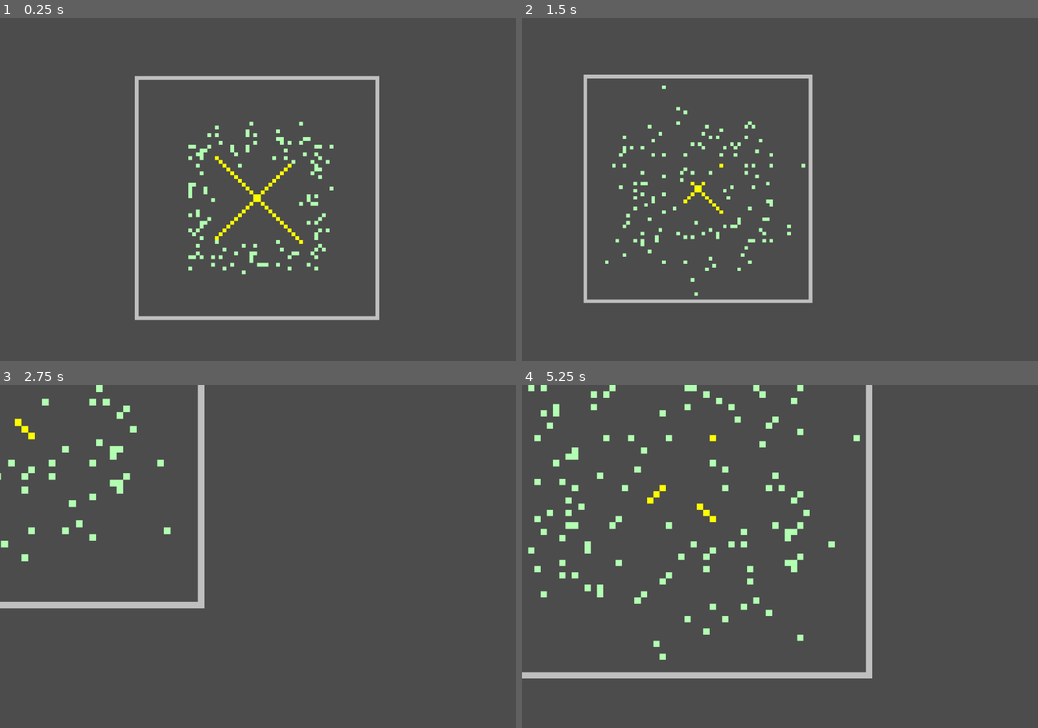
Above: before the commit, frames 1-4 (two rows, left to right).
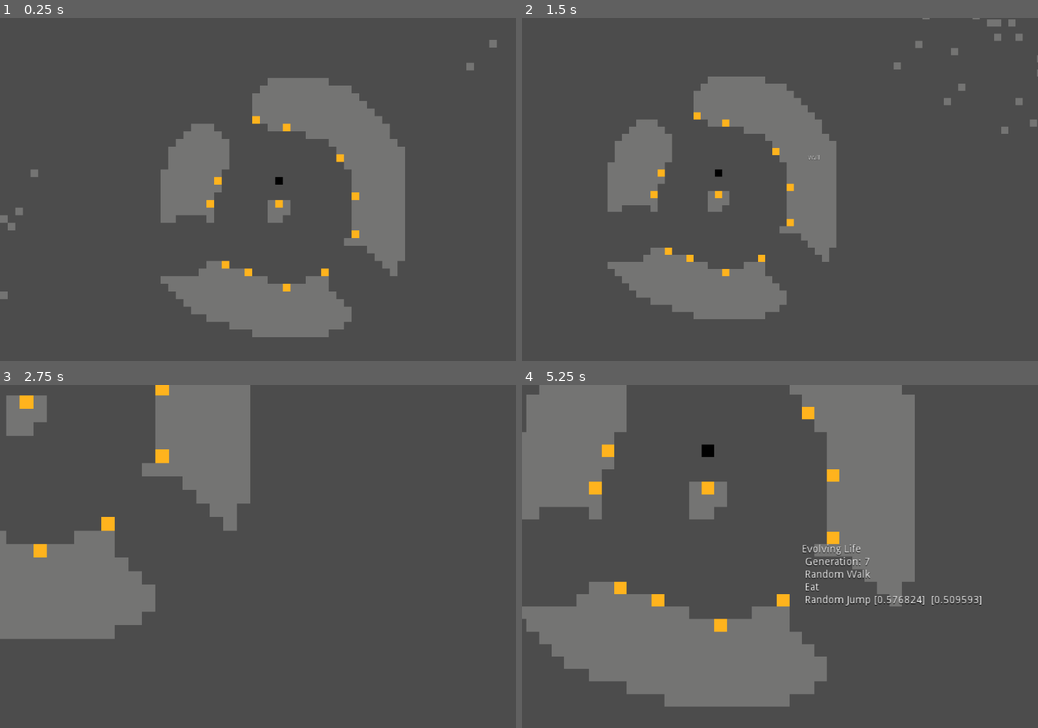
Above: after the commit, the same moments.

Repository: igniseros/Emergence
Game: Godot game, scene res://Sims/Sim.tscn
Same seed, same stepped clock (60 frames per second), same inputs: the game is played once before the commit and once after it.
Inputs (mouse positions are in pixels of both pictures, inside the frame that each line leads up to):
- Up to frame 1 (0.25 s): no input
- Up to frame 2 (1.5 s): tap Enter at 0.5 s; move the mouse to (893, 172) at 0.52 s; hold D 0.53-1.28 s; tap Tab at 0.6, 1.35 s; click (893, 172) at 0.67 s; tap Space at 0.77 s; move the mouse to (676, 206) at 1.27 s; hold S from 1.28 s (still down); click (676, 206) at 1.42 s
- Up to frame 3 (2.75 s): tap Space at 1.52 s; move the mouse to (309, 481) at 2.02 s; release S at 2.03 s; hold D from 2.03 s (still down); hold Shift from 2.03 s (still down); click (309, 481) at 2.17 s; tap Tab at 2.3 s
- Up to frame 4 (5.25 s): move the mouse to (754, 625) at 2.77 s; release D at 2.78 s; release Shift at 2.78 s; hold W 2.78-3.53 s; tap Tab at 2.85, 3.6, 4.55, 5.1 s; click (754, 625) at 2.92 s; tap Space at 3.02, 3.77, 4.52 s; move the mouse to (934, 607) at 3.52 s; hold A 3.53-5.03 s; click (934, 607) at 3.67 s; move the mouse to (625, 505) at 4.27 s; tap Shift at 4.35 s; click (625, 505) at 4.42 s; move the mouse to (805, 556) at 5.02 s; hold S from 5.03 s (still down); click (805, 556) at 5.17 s

The runs differ from the first frame. In frame 1, 19% of the frame differs, in the area x 0-97%, y 6-94%; in frame 2, 16%; in frame 3, 16%; in frame 4, 34%, in the area x 0-89%, y 0-94%.

Commit message:
Life Evolves

Diff:
--- a/Dots/Basic/dot.gd
+++ b/Dots/Basic/dot.gd
@@ -2,9 +2,9 @@
 
 var name = "Dot"
 var position : Vector2
-var color_one = Color(1,1,1)
-var color_two = Color(0,0,0)
-var color_three = Color(0,0,0)
+var color_one : Color = Color(1,1,1)
+var color_two : Color = Color(0,0,0)
+var color_three : Color = Color(0,0,0)
 var time = 0 #should sync between everyone
 var grid_node : Node2D
 
--- /dev/null
+++ b/Dots/Parker/Crawl/killer_crawl_dot.gd
@@ -0,0 +1,33 @@
+extends CrawlDot
+class_name KillerCrawlDot
+
+var chance = .5
+
+func _init():
+	randomize()
+	#set name
+	name = "Killer Crawl"
+	#set clors
+	color_one = Color(.85,0,.55)
+	color_two = Color(.50,0,.50)
+	color_three = Color(.75,0,.25)
+
+	#set var
+	direction =  rand_direction()
+
+func rand_direction():
+	return Vector2(ceil(rand_range(-2,1)),ceil(rand_range(-2,1)))
+
+func tick():
+	if (not move(direction)):
+		direction = rand_direction()
+		move(direction)
+
+	var state = randf()
+
+	if state < chance:
+		var box_around = PDF.box_around_self(2)
+		#for each dot in a box sized 2 around self
+		for dot in PDF.look_at_array(self, box_around):
+			if dot is LifeDot:
+				dot.die()
--- /dev/null
+++ b/Dots/Parker/Crawl/killer_crawl_friend_dot.gd
@@ -0,0 +1,55 @@
+extends KillerCrawlDot
+class_name KillerCrawlFriendDot
+
+var main_direction : Vector2
+var gravity = 1
+
+func _init():
+	randomize()
+	#set name
+	name = "Killer Crawl Friend"
+	#set clors
+	color_one = Color(.85,.4,.55)
+	color_two = Color(.75,0,.75)
+	color_three = Color(.75,0,.25)
+
+	#set var
+	main_direction =  Vector2(0,0)
+
+func rand_direction():
+	return Vector2(ceil(rand_range(-2,1)),ceil(rand_range(-2,1)))
+
+
+func tick():
+	var state = randf()
+
+	if state < chance:
+		var box_around = PDF.box_around_self(2)
+		#for each dot in a box sized 2 around self
+		for dot in PDF.look_at_array(self, box_around):
+			if dot is LifeDot:
+				dot.die()
+
+
+	var directions_to_check = [Vector2(-1,0),Vector2(1,0),Vector2(0,1),Vector2(0,-1),
+	Vector2(1,-1),Vector2(-1,-1),Vector2(1,1),Vector2(-1,1)]
+	var best_d = []
+	var f_thresh = 2
+	for d in directions_to_check:
+		var favorability = check_direction(d)
+		if(favorability >= f_thresh):
+			for i in range(favorability ^ gravity):
+				best_d.append(d)
+	if(best_d.size() > 0):
+		move(best_d[floor(rand_range(0,len(best_d)))])
+
+
+#checks if direction is favorable to move in
+#returns favorability
+func check_direction(d: Vector2):
+	var in_direction = PDF.look_at_array(self, [d, d*2])
+	var f = 0
+	if not in_direction[0] is PhysDot :
+		f=1
+		if in_direction[1] is KillerCrawlDot: f=2
+	return f
--- /dev/null
+++ b/Dots/Parker/Environment/generator_food_dot.gd
@@ -0,0 +1,30 @@
+extends PhysDot
+class_name GeneratorFoodDot
+
+var food_nutrition = 100
+
+func _init():
+	#set name
+	name = "Food Generator"
+	#set clors
+	color_one = Color(1,.7,.2)
+	color_two = Color(1,.5,0)
+	color_three = Color(1,1,0)
+
+func tick():
+	var box_around = PDF.box_around_self(1)
+	#for each dot in a box sized 2 around self
+	var i=0
+	for dot in PDF.look_at_array(self, box_around):
+		if dot is Dot and dot.name == "Dot":
+			grid_node.remove_dot(dot)
+			var food = FoodDot.new()
+			food.position = position + box_around[i]
+			food.nutrition = food_nutrition
+			grid_node.insert_dot(food)
+		if not dot is Dot:
+			var food = FoodDot.new()
+			food.position = position + box_around[i]
+			food.nutrition = food_nutrition
+			grid_node.insert_dot(food)
+		i+=1
--- /dev/null
+++ b/Dots/Parker/Environment/killer_wall.gd
@@ -0,0 +1,22 @@
+extends PhysDot
+class_name KillerWallDot
+
+var chance = .2
+
+func _init():
+	#set name
+	name = "Killer Wall"
+	#set clors
+	color_one = Color(1,0,0)
+	color_two = Color(1,.5,0)
+	color_three = Color(1,1,0)
+
+func tick():
+	var state = randf()
+
+	if state < chance:
+		var box_around = PDF.box_around_self(2)
+		#for each dot in a box sized 2 around self
+		for dot in PDF.look_at_array(self, box_around):
+			if dot is LifeDot:
+				dot.die()
--- a/Dots/Parker/Life/Basic/food_dot.gd
+++ b/Dots/Parker/Life/Basic/food_dot.gd
@@ -1,7 +1,7 @@
 extends PhysDot
 class_name FoodDot
 
-var nutrition = 1
+var nutrition = 10
 
 func _init():
 	#set name
--- a/Dots/Parker/Life/Basic/life_dot.gd
+++ b/Dots/Parker/Life/Basic/life_dot.gd
@@ -1,7 +1,7 @@
 extends PhysDot
 class_name LifeDot
 
-var energy = 0
+var energy : float = 0
 var efficency : float = 1
 var alive = true
 
@@ -17,7 +17,7 @@
 	pass
 
 func use_energy(e):
-	energy -= e / efficency
+	energy -= float(e) / efficency
 
 func walk(d : Vector2):
 	if(d.length() >= 2):
--- a/Dots/Parker/Life/Basic/native__life_dot.gd
+++ b/Dots/Parker/Life/Basic/native__life_dot.gd
@@ -1,5 +1,9 @@
 extends LifeDot
 class_name NativeLifeDot
+
+var reproduction_energy_thresh = .4
+var reproduction_cost = .2
+var death_efficeny = .1
 
 func _init():
 	#set name
@@ -9,16 +13,21 @@
 	color_two = Color(1,1,1)
 	color_three = Color(0,1,0)
 
-	energy = 1
-	efficency = 50
+	energy = .1
+	efficency = 300
 
 func tick():
-	var choice = randf()
-	if(choice > .5):
-		#walk randomly
+	var choice = floor(randf()*3)
+	if choice == 0:
+		if energy > reproduction_energy_thresh:
+			if reproduce():
+				return
+	elif choice == 1:
+		if not eat():
+			walk(PDF.rand_direction())
+	elif choice == 2:
 		walk(PDF.rand_direction())
-	else:
-		eat()
+
 
 func eat():
 	#look at the box around myself
@@ -32,4 +41,31 @@
 			#remove dot
 			grid_node.remove_dot(dot)
 			#end turn
-			return
+			return true
+	return false
+
+func reproduce():
+	#look at the box around myself
+	var in_box = PDF.look_at_array(self,PDF.box_around)
+	var i = 0
+	for dot in in_box:
+		#find empty spot
+		if not dot is Dot:
+			var child = get_script().new() as NativeLifeDot
+			#set postion
+			child.position = position + PDF.box_around[i]
+			#add him to the grid
+			grid_node.insert_dot(child)
+			#return
+			return true
+		i+=1
+
+	return false
+
+func post_death():
+	var g = grid_node
+	grid_node.remove_dot(self)
+	var food = FoodDot.new()
+	food.position = position
+	food.nutrition = 0.1 + (energy * death_efficeny)
+	g.insert_dot(food)
--- /dev/null
+++ b/Dots/Parker/Life/Evolution 1/evolving_life_dot.gd
@@ -0,0 +1,72 @@
+extends LifeDot
+class_name EvolvingLifeDot
+
+var behavior : Behavior
+var reproduction_energy_thresh = 15
+var reproduction_cost = 7
+var death_efficeny = .5
+var reproduction_chance = .5
+var mutation_scale_p = .15
+var mutation_scale_s = 10
+var generation = 0
+var possible_step_list = [StepEat,StepEat,StepWait,StepRandomWalk,StepRandomJump,StepAttack]
+var children = []
+
+func _init():
+	randomize()
+	#set name
+	name = "Evolving Life"
+	#set clors
+	color_one = Color(0,0,0)
+	color_two = Color(0,0,0)
+	color_three = Color(0,0,0)
+
+	energy = reproduction_cost
+	efficency = 2
+
+	behavior = Behavior.new()
+	behavior.steps.append_array([StepRandomWalk.new(),StepEat.new()])
+
+func tick():
+	if energy > reproduction_energy_thresh and randf() < reproduction_chance:
+		reproduce()
+	else:
+		behavior.step(self)
+
+func reproduce():
+	#look at the box around myself
+	var in_box = PDF.look_at_array(self,PDF.box_around)
+	var i = 0
+	for dot in in_box:
+		#find empty spot
+		if not dot is Dot:
+			var child = get_script().new() as EvolvingLifeDot
+			#set postion
+			child.position = position + PDF.box_around[i]
+			child.generation += 1 + generation
+			child.behavior.mutate_steps(mutation_scale_s,possible_step_list)
+			child.behavior.mutate_parameters(mutation_scale_p)
+			child.mutation_scale_s += rand_range(-1*mutation_scale_p,mutation_scale_p) * mutation_scale_p
+			child.mutation_scale_p += rand_range(-1*mutation_scale_p,mutation_scale_p) * mutation_scale_p
+			child.reproduction_chance += rand_range(-1*mutation_scale_p,mutation_scale_p) * mutation_scale_p
+			child.reproduction_cost += rand_range(-1*mutation_scale_p,mutation_scale_p) * mutation_scale_p
+			child.reproduction_energy_thresh *= 1 + rand_range(-1*mutation_scale_p,mutation_scale_p) * mutation_scale_p
+			child.color_one += Color(rand_range(0,.1),rand_range(0,.1),rand_range(0,.1))
+			#add him to the grid
+			grid_node.insert_dot(child)
+			children.append(child)
+			energy -= reproduction_cost
+
+			#return
+			return true
+		i+=1
+
+	return false
+
+func post_death():
+	var g = grid_node
+	grid_node.remove_dot(self)
+	var food = FoodDot.new()
+	food.position = position
+	food.nutrition = reproduction_cost + (energy * death_efficeny)
+	g.insert_dot(food)
--- a/Dots/parkers_dot_functions.gd
+++ b/Dots/parkers_dot_functions.gd
@@ -16,3 +16,12 @@
 #returns a random direction
 func rand_direction():
 	return Vector2(ceil(rand_range(-2,1)),ceil(rand_range(-2,1)))
+
+#box_around_self
+func box_around_self(size):
+	var box = []
+	for x in range(size*2+2):
+		for y in range(size*2+2):
+			if(x != 0 and y != 0):
+				box.append(Vector2(x-size-1,y-size-1))
+	return box
--- /dev/null
+++ b/Parkers Systems/Evolution/Behavioral/Behavior.gd
@@ -0,0 +1,38 @@
+class_name Behavior
+
+var steps : Array = []
+var spot = 0
+
+func step(dot : LifeDot):
+	var s = steps[spot] as Step
+	s.play(dot)
+	spot = (spot + 1) % steps.size()
+
+func mutate_parameters(delta):
+	for step in steps:
+		step = step as Step
+		for i in range(step.get_parameters().size()):
+			var p = step.p[i] as float
+			var d = delta * (randf() - .5) #random scaled by delta * (-.5,.5)
+			step.p[i] = clamp(p + d,0,1) #add them together
+
+func mutate_steps(scale, step_list : Array):
+	#random chance
+	var i = randf()
+	#if passes
+	if i < scale: i=1 #add random amount
+	#scale just means more edits
+	while i >= 1:
+		i-=1
+		var choice = floor(rand_range(-4,3))
+		var insert_spot = floor(rand_range(0,steps.size()))
+		#choice one is insertrandom step
+		if choice <= 0:
+			steps.append(step_list[floor(rand_range(0,step_list.size()))].new())
+		#remove random add random
+		if choice == 1:
+			steps.remove(insert_spot)
+			steps.insert(insert_spot,step_list[floor(rand_range(0,step_list.size()))].new())
+		#random remove
+		if choice == 3 and steps.size() > 1:
+			steps.remove(insert_spot)
--- /dev/null
+++ b/Parkers Systems/Evolution/Behavioral/Step.gd
@@ -0,0 +1,16 @@
+class_name Step
+
+var name = "step"
+
+func _init():
+	return self
+
+func get_parameters() -> Array:
+	return []
+
+func set_parameters(x):
+	pass
+
+#plays the step, parameters must be correct amount and be floats between 0 and 1
+func play(dot : LifeDot):
+	pass
--- /dev/null
+++ b/Parkers Systems/Evolution/Behavioral/Steps/attack_step.gd
@@ -0,0 +1,28 @@
+extends Step
+class_name StepAttack
+
+#repeats[1,10] and damage[.1-1.5]
+var p = [0.5, 0.5]
+
+func _init():
+	name = "Attack"
+
+func get_parameters():
+	return p
+
+func set_parameters(x):
+	p = x
+
+#plays the step, parameters must be correct amount and be floats between 0 and 1
+func play(dot : LifeDot):
+	dot.color_one.r = 1*p[0]
+	var repeats = ceil(p[0] * 10)
+	var damage = ceil(p[1]*15)/10.0
+	var in_box_around = PDF.look_at_array(dot,PDF.box_around)
+
+	for i in range(repeats):
+		var spot = floor(rand_range(0,8))
+		#get random spot and attempt attack
+		if in_box_around[spot] is LifeDot:
+			dot.use_energy(damage)
+			in_box_around[spot].die()
--- /dev/null
+++ b/Parkers Systems/Evolution/Behavioral/Steps/eat_step.gd
@@ -0,0 +1,27 @@
+extends Step
+class_name StepEat
+
+var p = []
+func _init():
+	name = "Eat"
+
+func get_parameters():
+	return p
+
+func set_parameters(x):
+	p = x
+
+#plays the step, parameters must be correct amount and be floats between 0 and 1
+func play(dot : LifeDot):
+	#look at the box around myself
+	var in_box = PDF.look_at_array(dot,PDF.box_around)
+	for ndot in in_box:
+		#if i find food
+		if ndot is FoodDot:
+			ndot = ndot as FoodDot
+			#add energy
+			dot.energy += ndot.nutrition
+			#remove dot
+			dot.grid_node.remove_dot(ndot)
+			#end turn
+			return
--- /dev/null
+++ b/Parkers Systems/Evolution/Behavioral/Steps/random_jump_step.gd
@@ -0,0 +1,16 @@
+extends Step
+class_name StepRandomJump
+
+var p = [0.5,0.5]
+func _init():
+	name = "Random Jump"
+
+func get_parameters():
+	return p
+
+func set_parameters(x):
+	p = x
+
+#plays the step, parameters must be correct amount and be floats between 0 and 1
+func play(dot : LifeDot):
+	dot.jump(Vector2(ceil(p[0]*11)-6, ceil(p[1]*11)-6 ))
--- /dev/null
+++ b/Parkers Systems/Evolution/Behavioral/Steps/random_walk_step.gd
@@ -0,0 +1,16 @@
+extends Step
+class_name StepRandomWalk
+
+var p = []
+func _init():
+	name = "Random Walk"
+
+func get_parameters():
+	return p
+
+func set_parameters(x):
+	p = x
+
+#plays the step, parameters must be correct amount and be floats between 0 and 1
+func play(dot : LifeDot):
+	dot.walk(PDF.rand_direction())
--- /dev/null
+++ b/Parkers Systems/Evolution/Behavioral/Steps/wait_step.gd
@@ -0,0 +1,16 @@
+extends Step
+class_name StepWait
+
+var p = []
+func _init():
+	name = "Wait"
+
+func get_parameters():
+	return p
+
+func set_parameters(x):
+	p = x
+
+#plays the step, parameters must be correct amount and be floats between 0 and 1
+func play(dot : LifeDot):
+	pass
--- a/Sims/MapViewer.gd
+++ b/Sims/MapViewer.gd
@@ -7,5 +7,28 @@
 
 func _process(delta):
 	if get_node(grid_node).draw:
-		visible = false
+		texture = null
 		set_process(false)
+
+func _input(event):
+	if event is InputEventMouseButton:
+		var mx = get_local_mouse_position().x
+		var my = get_local_mouse_position().y
+		mx = floor(mx )
+		my = floor(my)
+		print(Vector2(mx,my))
+
+		var node = Grid.get_at(Vector2(mx,my))
+		if node is Dot :
+			print(node.name)
+			$Stats.set_position(node.position + Vector2(0,-1))
+			$Stats.text = node.name
+			if(node is EvolvingLifeDot):
+				node = node as EvolvingLifeDot
+				$Stats.set_position(node.position + Vector2(0,-3 + node.behavior.steps.size()))
+				$Stats.text += "\n Generation: " + str(node.generation)
+				for i in range(node.behavior.steps.size()):
+					var step = node.behavior.steps[i] as Step
+					$Stats.text += "\n " + str(node.behavior.steps[i].name)
+					for p in step.get_parameters():
+						$Stats.text += " [" + str(p) + "] "
--- a/Sims/Sim.gd
+++ b/Sims/Sim.gd
@@ -1,6 +1,7 @@
 extends Node2D
 
 export var use_timer = false
+var paused = false
 
 onready var grid_node = $GridNode
 
@@ -10,10 +11,12 @@
 	wait_ready()
 
 func _on_TickTimer_timeout():
+	if paused: return
 	if(use_timer):
 		grid_node.tick()
 
 func _process(delta):
+	if paused: return
 	wait_update()
 	pass
 
@@ -31,6 +34,11 @@
 		print("100% processed")
 		grid_node.draw = true
 	else:
-		if(Grid.time*100/float(time+ 1) > (percent+progress_delta) and not grid_node.draw):
-			print(str(percent) + "% processed (" + str(Grid.time) + " ticks)")
+		if(Grid.time*100/float(time+ 1) >= (percent+progress_delta) and not grid_node.draw):
 			percent = Grid.time*100 / float(time)
+			print(str(percent) + "% processed (" + str(Grid.time) + " ticks " + str(grid_node.dot_register.size()) + " dots)")
+
+func _input(event):
+	if event is InputEventKey:
+		if event.pressed and event.scancode == KEY_TAB:
+			paused = not paused
--- a/Sims/Sim.tscn
+++ b/Sims/Sim.tscn
@@ -3,21 +3,13 @@
 [ext_resource path="res://simple_camera.gd" type="Script" id=1]
 [ext_resource path="res://grid_node.gd" type="Script" id=2]
 [ext_resource path="res://Sims/Sim.gd" type="Script" id=3]
-[ext_resource path="res://Maps/Parker/Life/life_001.png" type="Texture" id=4]
+[ext_resource path="res://Maps/Parker/Life/life_009.png" type="Texture" id=4]
 [ext_resource path="res://Sims/MapViewer.gd" type="Script" id=5]
 
 [node name="Sim" type="Node2D"]
 script = ExtResource( 3 )
-progress_delta = 1.0
-
-[node name="GridNode" type="Node2D" parent="."]
-scale = Vector2( 8, 8 )
-script = ExtResource( 2 )
-image = ExtResource( 4 )
-use_img = true
-size_x = 2048
-size_y = 2048
-cheap_draw = true
+time = 5000
+progress_delta = 0.5
 
 [node name="MapViewer" type="Sprite" parent="."]
 scale = Vector2( 8, 8 )
@@ -26,9 +18,32 @@
 script = ExtResource( 5 )
 grid_node = NodePath("../GridNode")
 
+[node name="Stats" type="Label" parent="MapViewer"]
+margin_right = 40.0
+margin_bottom = 14.0
+rect_scale = Vector2( 0.06, 0.06 )
+custom_colors/font_outline_modulate = Color( 0, 0, 0, 1 )
+custom_colors/font_color_shadow = Color( 0, 0, 0, 1 )
+custom_constants/shadow_offset_x = 0
+text = "<Name>"
+__meta__ = {
+"_edit_use_anchors_": false
+}
+
+[node name="GridNode" type="Node2D" parent="."]
+scale = Vector2( 8, 8 )
+z_index = -1
+script = ExtResource( 2 )
+image = ExtResource( 4 )
+use_img = true
+size_x = 2048
+size_y = 2048
+cheap_draw = true
+
 [node name="Camera2D" type="Camera2D" parent="."]
-position = Vector2( 258, 238 )
+position = Vector2( 1070, 1141 )
 current = true
+zoom = Vector2( 0.5, 0.5 )
 smoothing_enabled = true
 script = ExtResource( 1 )
 speed = 256
--- a/grid_node.gd
+++ b/grid_node.gd
@@ -10,6 +10,7 @@
 export var cheap_draw = false
 export var draw_per = 1
 var dot_register = []
+var starred_dots = []
 
 func _ready():
 	set_up()
@@ -22,6 +23,8 @@
 		print("loading image")
 		var bag_of_dots = Converter.do_the_thing(image.get_data()) #converter does the thing
 		for dot in bag_of_dots: #empty bag of dots onto grid
+			if dot is EvolvingLifeDot:
+				starred_dots.append(dot)
 			insert_dot(dot)
 
 #makes a new grid
@@ -63,9 +66,7 @@
 	#if the dot is there, remove it
 	if(dot_register.has(dot)):
 		dot_register.remove(dot_register.find(dot))
-		var air =  Dot.new()
-		air.position = dot.position
-		Grid.grid[dot.position.x][dot.position.y] = air
+		Grid.grid[dot.position.x][dot.position.y] = 0
 		dot.grid_node = null
 
 
--- a/project.godot
+++ b/project.godot
@@ -9,6 +9,11 @@
 config_version=4
 
 _global_script_classes=[ {
+"base": "Reference",
+"class": "Behavior",
+"language": "GDScript",
+"path": "res://Parkers Systems/Evolution/Behavioral/Behavior.gd"
+}, {
 "base": "PhysDot",
 "class": "CrawlDot",
 "language": "GDScript",
@@ -24,10 +29,35 @@
 "language": "GDScript",
 "path": "res://Dots/Basic/dot.gd"
 }, {
+"base": "LifeDot",
+"class": "EvolvingLifeDot",
+"language": "GDScript",
+"path": "res://Dots/Parker/Life/Evolution 1/evolving_life_dot.gd"
+}, {
 "base": "PhysDot",
 "class": "FoodDot",
 "language": "GDScript",
 "path": "res://Dots/Parker/Life/Basic/food_dot.gd"
+}, {
+"base": "PhysDot",
+"class": "GeneratorFoodDot",
+"language": "GDScript",
+"path": "res://Dots/Parker/Environment/generator_food_dot.gd"
+}, {
+"base": "CrawlDot",
+"class": "KillerCrawlDot",
+"language": "GDScript",
+"path": "res://Dots/Parker/Crawl/killer_crawl_dot.gd"
+}, {
+"base": "KillerCrawlDot",
+"class": "KillerCrawlFriendDot",
+"language": "GDScript",
+"path": "res://Dots/Parker/Crawl/killer_crawl_friend_dot.gd"
+}, {
+"base": "PhysDot",
+"class": "KillerWallDot",
+"language": "GDScript",
+"path": "res://Dots/Parker/Environment/killer_wall.gd"
 }, {
 "base": "PhysDot",
 "class": "LifeDot",
@@ -44,19 +74,61 @@
 "language": "GDScript",
 "path": "res://Dots/Basic/phys_dot.gd"
 }, {
+"base": "Reference",
+"class": "Step",
+"language": "GDScript",
+"path": "res://Parkers Systems/Evolution/Behavioral/Step.gd"
+}, {
+"base": "Step",
+"class": "StepAttack",
+"language": "GDScript",
+"path": "res://Parkers Systems/Evolution/Behavioral/Steps/attack_step.gd"
+}, {
+"base": "Step",
+"class": "StepEat",
+"language": "GDScript",
+"path": "res://Parkers Systems/Evolution/Behavioral/Steps/eat_step.gd"
+}, {
+"base": "Step",
+"class": "StepRandomJump",
+"language": "GDScript",
+"path": "res://Parkers Systems/Evolution/Behavioral/Steps/random_jump_step.gd"
+}, {
+"base": "Step",
+"class": "StepRandomWalk",
+"language": "GDScript",
+"path": "res://Parkers Systems/Evolution/Behavioral/Steps/random_walk_step.gd"
+}, {
+"base": "Step",
+"class": "StepWait",
+"language": "GDScript",
+"path": "res://Parkers Systems/Evolution/Behavioral/Steps/wait_step.gd"
+}, {
 "base": "PhysDot",
 "class": "WallDot",
 "language": "GDScript",
 "path": "res://Dots/Basic/wall_dot.gd"
 } ]
 _global_script_class_icons={
+"Behavior": "",
 "CrawlDot": "",
 "CrawlFriendDot": "",
 "Dot": "",
+"EvolvingLifeDot": "",
 "FoodDot": "",
+"GeneratorFoodDot": "",
+"KillerCrawlDot": "",
+"KillerCrawlFriendDot": "",
+"KillerWallDot": "",
 "LifeDot": "",
 "NativeLifeDot": "",
 "PhysDot": "",
+"Step": "",
+"StepAttack": "",
+"StepEat": "",
+"StepRandomJump": "",
+"StepRandomWalk": "",
+"StepWait": "",
 "WallDot": ""
 }
 
--- a/the_great_connection.gd
+++ b/the_great_connection.gd
@@ -2,7 +2,8 @@
 #todo - figure how to extend
 var XD = {"dot" : Dot, "wall" : WallDot, "food" : FoodDot, "crawl" : CrawlDot}
 var COLOR = {Color("#757574") : WallDot, Color("#ffff00") : FoodDot, Color("#ff00ff") : CrawlDot, Color("#f087f3") : CrawlFriendDot,
-Color("#b6ff67") : NativeLifeDot}
+Color("#b6ff67") : NativeLifeDot, Color("#ffb41e"): GeneratorFoodDot, Color("#ff0000") : KillerWallDot, Color("ff0080") : KillerCrawlDot, Color("ff6c80"): KillerCrawlFriendDot,
+Color("#000000") : EvolvingLifeDot}
 
 func add_color_connection(color,dot):
 	COLOR[color] = dot
Binary file added: Maps/Parker/Life/life_002.png
Not shown, added: Maps/Parker/Life/life_002.png.import
Binary file added: Maps/Parker/Life/life_003.png
Not shown, added: Maps/Parker/Life/life_003.png.import
Binary file added: Maps/Parker/Life/life_004.png
Not shown, added: Maps/Parker/Life/life_004.png.import
Binary file added: Maps/Parker/Life/life_005.png
Not shown, added: Maps/Parker/Life/life_005.png.import
Binary file added: Maps/Parker/Life/life_006.png
Not shown, added: Maps/Parker/Life/life_006.png.import
Binary file added: Maps/Parker/Life/life_008.png
Not shown, added: Maps/Parker/Life/life_008.png.import
(and 4 more such lines)
